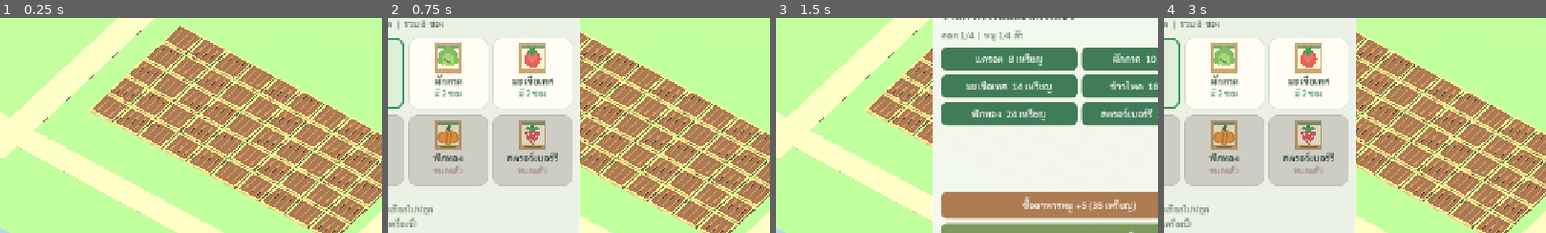
Above: before the commit, frames 1-4 (left to right).
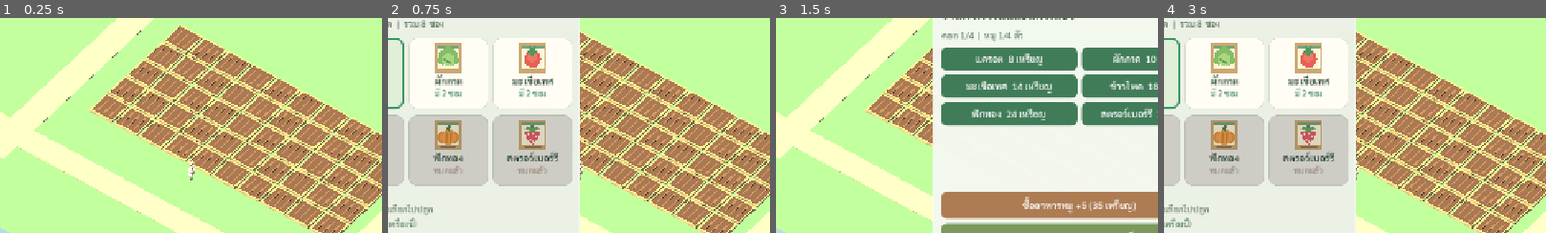
Above: after the commit, the same moments.

Repository: redfullmoon209-debug/happy-farm
Game: Godot game, scene res://scenes/Main.tscn
The game is run twice, just before and just after one commit, with the same random seed, the same clock (stepped at 60 frames per second) and the same inputs.
Inputs:
- Up to frame 1 (0.25 s): no input
- Up to frame 2 (0.75 s): click "กระเป๋า" at 0.5 s
- Up to frame 3 (1.5 s): click "ร้านค้า" at 1.25 s
- Up to frame 4 (3 s): click "ให้อาหาร" at 2 s; click "เลือกเมล็ด" at 2.75 s
The pictures show only the part of the screen within x 10-60%, y 20-70%; the shares and areas given below are measured in that part.

The runs differ from the first frame. In frame 1, 0.1% of the frame differs, in the area x 49-51%, y 66-76%; in frame 2, less than 0.1%; in frame 3, less than 0.1%; in frame 4, less than 0.1%.

Commit message:
Fix invisible Mixamo avatar: auto-fit imported mesh from 0.012 to 1.9m and guard bad geometry

Diff:
--- a/scripts/FarmerVisual.gd
+++ b/scripts/FarmerVisual.gd
@@ -17,7 +17,10 @@
 var skeleton: Skeleton3D
 var current_state: String = ""
 var imported_character: Node3D
-var visual_scale: float = 1.65
+var visual_scale: float = 1.0
+var display_height: float = 0.0
+var mesh_count: int = 0
+const TARGET_HEIGHT: float = 1.90
 var visual_rotation_y: float = 0.0
 
 func initialize() -> bool:
@@ -39,9 +42,17 @@
 
     imported_character = created
     imported_character.name = "FemaleFarmerMixamo"
-    imported_character.scale = Vector3.ONE * visual_scale
+    # FBX conversion can shrink geometry 100x. Measure the imported mesh,
+    # not the original FBX units, before hiding the procedural character.
+    imported_character.scale = Vector3.ONE
     imported_character.rotation.y = visual_rotation_y
     add_child(imported_character)
+
+    if not _fit_imported_mesh(imported_character):
+        push_warning("Rigged FBX has no usable mesh bounds; use placeholder.")
+        imported_character.queue_free()
+        imported_character = null
+        return false
 
     skeleton = _first_skeleton(imported_character)
     if skeleton == null:
@@ -82,6 +93,51 @@
     ready_to_animate = true
     set_state("Idle")
     return true
+
+func _collect_meshes(node: Node, found: Array[MeshInstance3D]) -> void:
+    if node is MeshInstance3D:
+        var surface: MeshInstance3D = node as MeshInstance3D
+        if surface.mesh != null and surface.mesh.get_surface_count() > 0:
+            found.append(surface)
+    for child in node.get_children():
+        _collect_meshes(child, found)
+
+func _fit_imported_mesh(avatar: Node3D) -> bool:
+    var meshes: Array[MeshInstance3D] = []
+    _collect_meshes(avatar, meshes)
+    mesh_count = meshes.size()
+    if mesh_count == 0:
+        return false
+
+    var low: Vector3 = Vector3(INF, INF, INF)
+    var high: Vector3 = Vector3(-INF, -INF, -INF)
+    var inverse_root: Transform3D = avatar.global_transform.affine_inverse()
+    for obj in meshes:
+        var bounds: AABB = (inverse_root * obj.global_transform) * obj.get_aabb()
+        low = low.min(bounds.position)
+        high = high.max(bounds.end)
+    var imported_height: float = high.y - low.y
+    if not is_finite(imported_height) or imported_height < 0.00001:
+        return false
+
+    # This FBX imports around 0.0118 units high in Godot, although its
+    # source mesh is about 1.18 m. The previous scale 1.65 left it invisible.
+    visual_scale = TARGET_HEIGHT / imported_height
+    if visual_scale < 0.01 or visual_scale > 10000.0:
+        return false
+    avatar.scale = Vector3.ONE * visual_scale
+    avatar.position = -Vector3(
+        (low.x + high.x) * 0.5, low.y, (low.z + high.z) * 0.5
+    ) * visual_scale
+    display_height = imported_height * visual_scale
+    print("FARMER VISUAL: meshes=", mesh_count,
+        " raw_height=", imported_height,
+        " fitted_height=", display_height,
+        " scale=", visual_scale)
+    return display_height >= 1.5 and display_height <= 2.4
+
+func has_visible_avatar() -> bool:
+    return mesh_count > 0 and display_height >= 1.5 and display_height <= 2.4
 
 func _first_skeleton(node: Node) -> Skeleton3D:
     if node is Skeleton3D:
